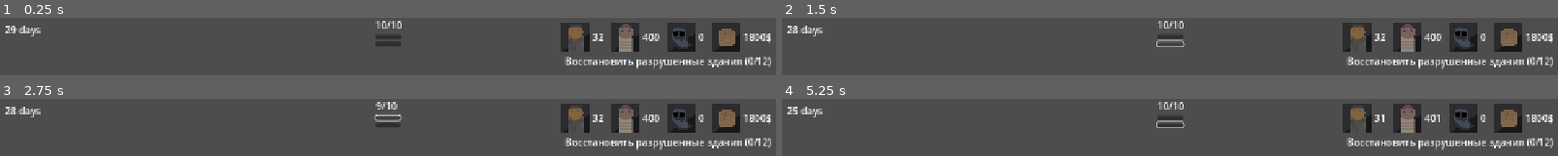
Above: before the commit, frames 1-4 (two rows, left to right).
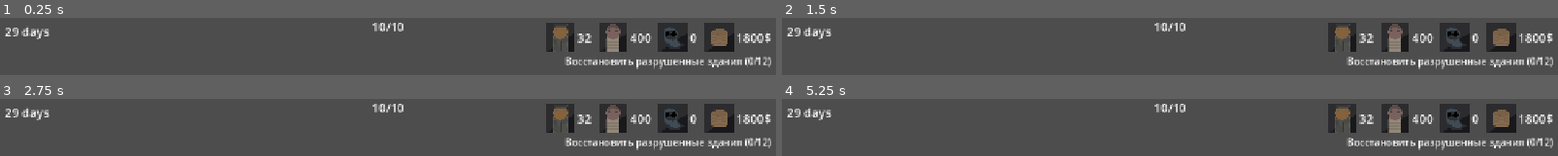
Above: after the commit, the same moments.

Repository: JoshuaWe1t/death-camp
Game: Godot game, scene res://ui/hud/hud.tscn
The game is run twice, just before and just after one commit, with the same random seed, the same clock (stepped at 60 frames per second) and the same inputs. The project has no main scene, so this scene is started directly.
Inputs (mouse positions are in pixels of both pictures, inside the frame that each line leads up to):
- Up to frame 1 (0.25 s): no input
- Up to frame 2 (1.5 s): click (1170, 36) at 0.52 s; click (1170, 44) at 1.27 s
- Up to frame 3 (2.75 s): click (388, 117) at 2.02 s
- Up to frame 4 (5.25 s): click (1170, 125) at 2.77 s; click (1170, 117) at 3.52 s; click (1170, 125) at 4.27 s; tap Enter at 5 s; move the mouse to (outside the picture) at 5.02 s; press the mouse at (outside the picture) at 5.03 s

The runs differ from the first frame. In frame 1, 10% of the frame differs, in the area x 0-100%, y 5-60%; in frame 2, 10%; in frame 3, 10%; in frame 4, 10%.

Commit message:
feat: Добавить глобальную локализацию

Diff:
--- a/ui/hud/hud.gd
+++ b/ui/hud/hud.gd
@@ -14,6 +14,8 @@
 # Кнопки для тестирования цикла
 @onready var btn_spend = $UI/ActionContainer/VBoxContainer/SpendAPButton
 @onready var btn_end_day = $UI/ActionContainer/VBoxContainer/EndDayButton
+
+var lang = Global.lang
 
 func _ready() -> void:
 	# Подписываемся на события цикла
@@ -96,7 +98,10 @@
 		tasks_vbox.add_child(label)
 
 	# Обновляем текст (например: "Квота душ: (5/15)")
-	label.text = "Квота душ: (" + str(collected) + "/" + str(required) + ")"
+	if lang == "rus":
+		label.text = "Квота душ: (" + str(collected) + "/" + str(required) + ")"
+	else:
+		label.text = "Soul Quota: (" + str(collected) + "/" + str(required) + ")"
 
 	# Если квота выполнена, можно опционально поменять цвет на зеленый/обычный
 	if collected >= required:
--- a/ui/hud/hud.tscn
+++ b/ui/hud/hud.tscn
@@ -28,6 +28,7 @@
 
 [node name="DayLabel" type="Label" parent="UI/DayContainer"]
 layout_mode = 2
+theme_override_font_sizes/font_size = 20
 text = "7 days"
 
 [node name="ActionContainer" type="MarginContainer" parent="UI"]
@@ -47,12 +48,15 @@
 
 [node name="APLabel" type="Label" parent="UI/ActionContainer/VBoxContainer"]
 layout_mode = 2
+theme_override_font_sizes/font_size = 20
 text = "1/10"
 
 [node name="SpendAPButton" type="Button" parent="UI/ActionContainer/VBoxContainer"]
+visible = false
 layout_mode = 2
 
 [node name="EndDayButton" type="Button" parent="UI/ActionContainer/VBoxContainer"]
+visible = false
 layout_mode = 2
 
 [node name="RightPanel" type="MarginContainer" parent="UI"]
@@ -91,6 +95,7 @@
 
 [node name="StaffLabel" type="Label" parent="UI/RightPanel/VBoxContainer/ResourcesHBox/StaffContainer"]
 layout_mode = 2
+theme_override_font_sizes/font_size = 20
 text = "1000"
 
 [node name="PrisonersContainer" type="HBoxContainer" parent="UI/RightPanel/VBoxContainer/ResourcesHBox"]
@@ -107,6 +112,7 @@
 
 [node name="PrisonersLabel" type="Label" parent="UI/RightPanel/VBoxContainer/ResourcesHBox/PrisonersContainer"]
 layout_mode = 2
+theme_override_font_sizes/font_size = 20
 text = "1000"
 
 [node name="SoulsContainer" type="HBoxContainer" parent="UI/RightPanel/VBoxContainer/ResourcesHBox"]
@@ -123,6 +129,7 @@
 
 [node name="SoulsLabel" type="Label" parent="UI/RightPanel/VBoxContainer/ResourcesHBox/SoulsContainer"]
 layout_mode = 2
+theme_override_font_sizes/font_size = 20
 text = "1000"
 
 [node name="FundsContainer" type="HBoxContainer" parent="UI/RightPanel/VBoxContainer/ResourcesHBox"]
@@ -139,6 +146,7 @@
 
 [node name="FundsLabel" type="Label" parent="UI/RightPanel/VBoxContainer/ResourcesHBox/FundsContainer"]
 layout_mode = 2
+theme_override_font_sizes/font_size = 20
 text = "10000"
 
 [node name="TasksVBox" type="VBoxContainer" parent="UI/RightPanel/VBoxContainer"]
